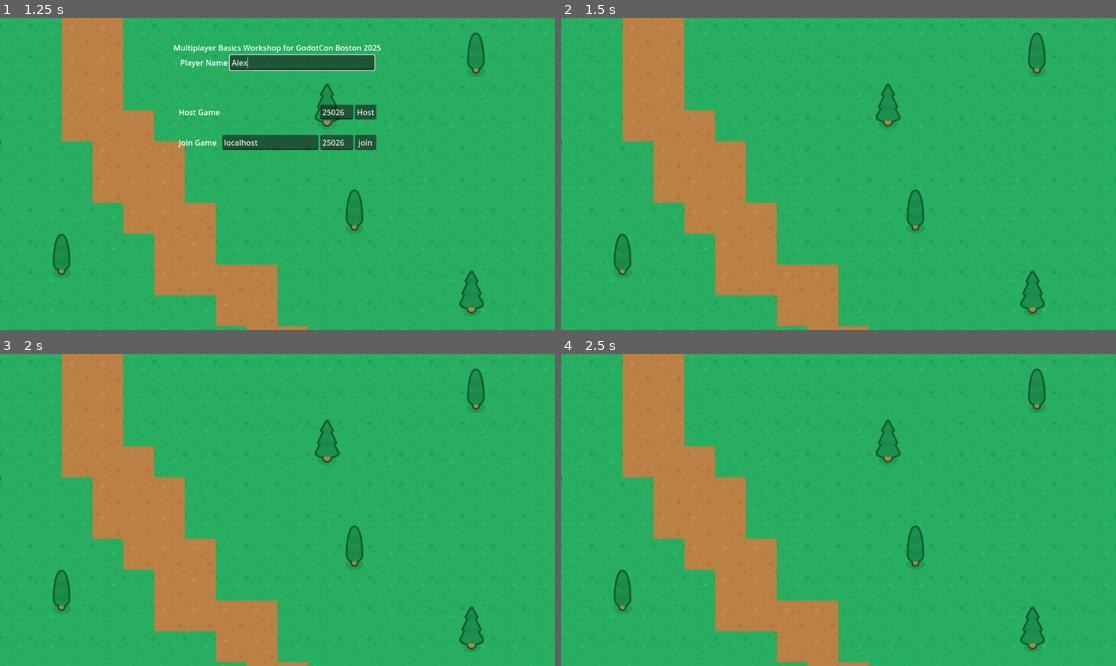
Above: before the commit, frames 1-4 (two rows, left to right).
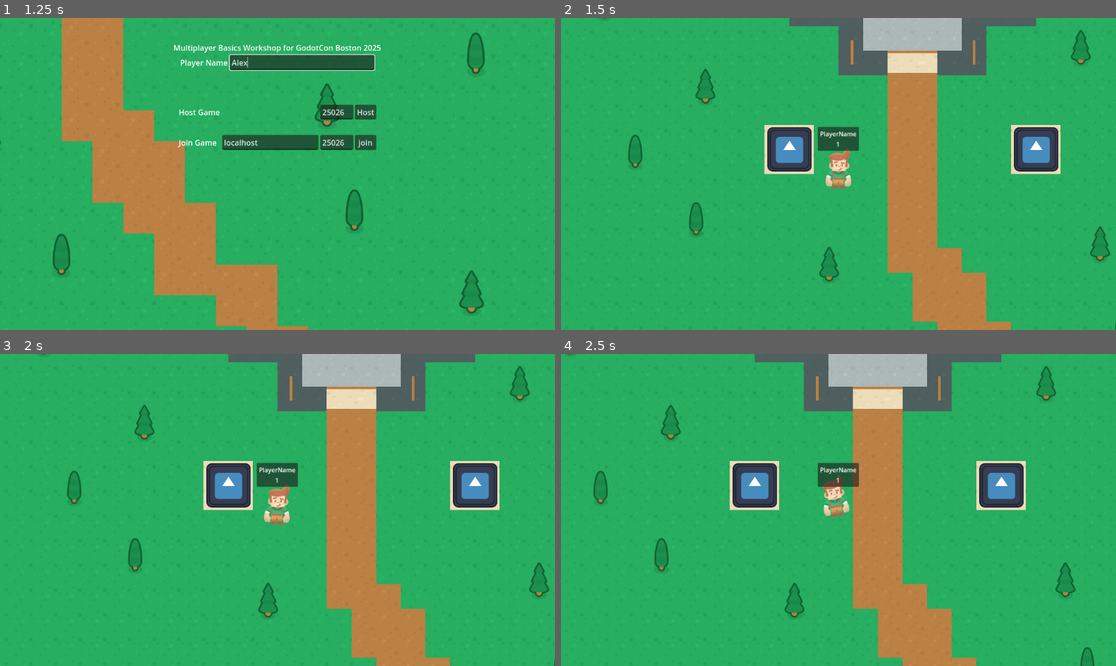
Above: after the commit, the same moments.

Repository: Travh98/MultiplayerBasicsWorkshopGodotCon2025
Game: Godot game, scene res://components/game_tree.tscn
The game is run twice, just before and just after one commit, with the same random seed, the same clock (stepped at 60 frames per second) and the same inputs. The engine's default icon, where the game draws it, is replaced by a stand-in: a white triangle on a blue panel in a dark square.
Inputs (mouse positions are in pixels of both pictures, inside the frame that each line leads up to):
- Up to frame 1 (1.25 s): click (299, 61) at 0.52 s; type "Alex" at 0.6 s
- Up to frame 2 (1.5 s): click "Host" at 1.25 s
- Up to frame 3 (2 s): no input
- Up to frame 4 (2.5 s): hold D (move_right) from 2.03 s (still down)

Frame 1 is identical in both runs. In frame 2, 34% of the frame differs, in the area x 0-100%, y 0-100%; in frame 3, 34%; in frame 4, 34%.

Commit message:
Syncing player position

Diff:
--- a/components/game_tree.gd
+++ b/components/game_tree.gd
@@ -2,6 +2,8 @@
 
 @onready var gui_mgr: GuiMgr = $GuiMgr
 @onready var server_interface: ServerInterface = $ServerInterface
+@onready var enet_server: EnetServer = $ServerInterface/EnetServer
+@onready var players_mgr: PlayersMgr = $PlayersMgr
 
 
 func _ready():
@@ -10,3 +12,6 @@
 	## the ServerInterface to take the IP and port and start connecting
 	gui_mgr.gui_host_game.connect(server_interface.host_game)
 	gui_mgr.gui_join_game.connect(server_interface.join_game)
+
+	# Spawn a player for the host if hosting
+	enet_server.create_player_for_host.connect(players_mgr.spawn_player_for_host)
--- a/components/game_tree.tscn
+++ b/components/game_tree.tscn
@@ -1,7 +1,8 @@
-[gd_scene load_steps=8 format=3 uid="uid://xhma3wlrqehr"]
+[gd_scene load_steps=9 format=3 uid="uid://xhma3wlrqehr"]
 
 [ext_resource type="Script" uid="uid://bwrkj6u6sgcvl" path="res://components/game_tree.gd" id="1_ar0u2"]
 [ext_resource type="PackedScene" uid="uid://bbt71rqh7m6g5" path="res://levels/castle_level.tscn" id="1_q3u5y"]
+[ext_resource type="Script" uid="uid://cb4r2ddu3kuou" path="res://components/multiplayer_state_mgmt/players_mgr.gd" id="3_ar0u2"]
 [ext_resource type="Script" path="res://ui/gui_mgr.gd" id="3_g7dyb"]
 [ext_resource type="Script" uid="uid://bnbo2q7p87pow" path="res://components/server_connection/enet_server.gd" id="3_sw6lo"]
 [ext_resource type="PackedScene" uid="uid://cnc7h6xdn8j2b" path="res://ui/start_connect_menu.tscn" id="4_qu4p1"]
@@ -20,6 +21,7 @@
 [node name="CastleLevel" parent="Level" instance=ExtResource("1_q3u5y")]
 
 [node name="PlayersMgr" type="Node" parent="."]
+script = ExtResource("3_ar0u2")
 
 [node name="GuiMgr" type="Node" parent="."]
 script = ExtResource("3_g7dyb")
--- a/components/multiplayer_clients/multiplayer_client.gd
+++ b/components/multiplayer_clients/multiplayer_client.gd
@@ -24,5 +24,6 @@
 	player.name = str(peer_id)
 
 	# Set the debug label on the player for seeing Peer ID
-	if player.has_node("PanelContainer/MarginContainer/VBoxContainer/PeerIdLabel"):
-		player.get_node("PanelContainer/MarginContainer/VBoxContainer/PeerIdLabel").text = player.name
+	if player.has_node("PlayerController"):
+		var player_controller: PlayerController = player.get_node("PlayerController")
+		player_controller.peer_id_label.text = player.name
--- /dev/null
+++ b/components/multiplayer_state_mgmt/players_mgr.gd
@@ -0,0 +1,91 @@
+class_name PlayersMgr
+extends Node
+
+## Spawns the players that connect
+##
+## Spawned players will be a child of this node
+
+## Emits when a character is spawned for a connected peer
+signal spawned_character(peer_id: int)
+## Emits when a character is despawned for a newly disconnected peer
+signal despawned_character(peer_id: int)
+
+## The Multiplayer Spawner that spawns our local client
+@onready var multiplayer_spawner: MultiplayerSpawner = $"../MultiplayerSpawner"
+
+## Scene to instantiate for each player
+#const PLAYER = preload("res://entities/player.tscn")
+const MULTIPLAYER_CLIENT = preload("res://components/multiplayer_clients/multiplayer_client.tscn")
+
+
+## Dictionary of player nodes, keyed by peer_id
+var player_nodes: Dictionary = {}
+
+
+func _ready():
+	multiplayer.peer_connected.connect(on_peer_connected)
+	multiplayer.peer_disconnected.connect(on_peer_disconnected)
+
+	multiplayer_spawner.spawned.connect(register_local_player)
+
+
+## Creates a player character when a peer is connected
+func on_peer_connected(peer_id: int):
+	add_player_character(peer_id)
+
+
+## Removes a player character when the peer is disconnected
+func on_peer_disconnected(peer_id: int):
+	remove_player_character(peer_id)
+
+
+## Instantiates a new character for this peer
+func add_player_character(peer_id):
+	# Spawn a new character for this player to control
+	var player_character = MULTIPLAYER_CLIENT.instantiate()
+
+	# Set the player character's name to the peer_id of the Player who owns it
+	player_character.name = str(peer_id)
+
+	# Store player character node by their peer id
+	player_nodes[peer_id] = player_character
+
+	print("Spawning player character for peer: ", str(peer_id))
+
+	# Players will be a child of this PlayersMgr node
+	add_child(player_character)
+
+	spawned_character.emit(peer_id)
+
+
+## Removes the player character for this peer
+func remove_player_character(peer_id):
+	# Remove player character from stored dictionary of character nodes
+	player_nodes.erase(peer_id)
+
+	# Find and despawn the character that peer is controlling
+	var player_character = get_node_or_null(str(peer_id))
+	if player_character:
+		player_character.queue_free()
+		despawned_character.emit(peer_id)
+
+
+## Spawns a player specifically for the client that is hosting the game
+func spawn_player_for_host():
+	# Add a character for the Host to own and control
+	print("Adding player character for the host: ", multiplayer.get_unique_id())
+	add_player_character(multiplayer.get_unique_id())
+
+	#print("Host is requesting for their name to be ", ClientGlobals.client_name)
+	#ServerPlayerDataRpcs.request_update_player_data.rpc_id(1,
+		#multiplayer.get_unique_id(),
+		#PlayerDataMgr.PlayerDataKeys.PD_NAME,
+		#ClientGlobals.client_name)
+
+
+## Registers this local player into our player_nodes.
+## This is needed since the client's local player is automatically spawned
+## by MultiplayerSpawner, therefore it does not go through our
+## add_player_character function.
+func register_local_player(local_player: Node):
+	player_nodes[multiplayer.get_unique_id()] = local_player
--- a/entities/player.tscn
+++ b/entities/player.tscn
@@ -98,6 +98,11 @@
 &"walking": SubResource("Animation_rfe5m")
 }
 
+[sub_resource type="SceneReplicationConfig" id="SceneReplicationConfig_b0kkn"]
+properties/0/path = NodePath(".:position")
+properties/0/spawn = true
+properties/0/replication_mode = 1
+
 [node name="Player" type="CharacterBody2D"]
 collision_layer = 2
 
@@ -145,3 +150,6 @@
 layout_mode = 2
 text = "Peer Id"
 horizontal_alignment = 1
+
+[node name="MultiplayerSynchronizer" type="MultiplayerSynchronizer" parent="."]
+replication_config = SubResource("SceneReplicationConfig_b0kkn")
--- a/entities/player_controller.gd
+++ b/entities/player_controller.gd
@@ -5,7 +5,9 @@
 
 @onready var player: CharacterBody2D = $".."
 @onready var anim_player: AnimationPlayer = $"../AnimationPlayer"
-@onready var player_name_label: Label = $"../PanelContainer/MarginContainer/PlayerNameLabel"
+@onready var player_name_label: Label = $"../PanelContainer/MarginContainer/VBoxContainer/PlayerNameLabel"
+@onready var peer_id_label: Label = $"../PanelContainer/MarginContainer/VBoxContainer/PeerIdLabel"
+
 
 ## Speed of the player in pixels per second
 @export var speed: float = 200.0
@@ -16,8 +18,10 @@
 
 
 func _physics_process(_delta: float):
-	var direction: Vector2 = Input.get_vector("move_left", "move_right", "move_up",
-		"move_down").normalized()
+	if not is_multiplayer_authority(): return
+
+	var direction: Vector2 = Input.get_vector("move_left", "move_right",
+		"move_up", "move_down").normalized()
 
 	player.velocity = direction * speed
 	player.move_and_slide()
Not shown, added: components/multiplayer_state_mgmt/players_mgr.gd.uid
Binary file added: documentation/3_show_player_peer_ids.png
Not shown, added: documentation/3_show_player_peer_ids.png.import
Binary file added: documentation/3a_set_multiplayer_authority.png
Not shown, added: documentation/3a_set_multiplayer_authority.png.import
Not shown: 1 places in entities/player.tscn that only renumber resources
